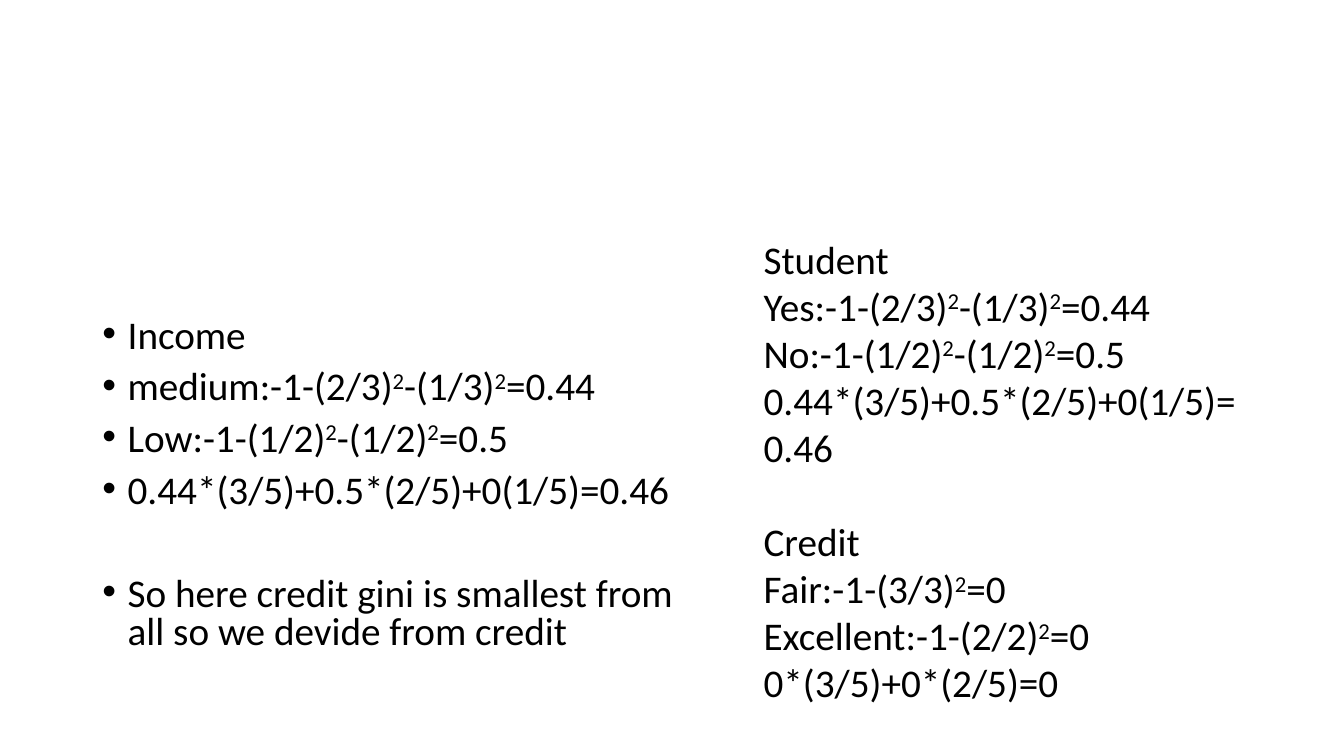
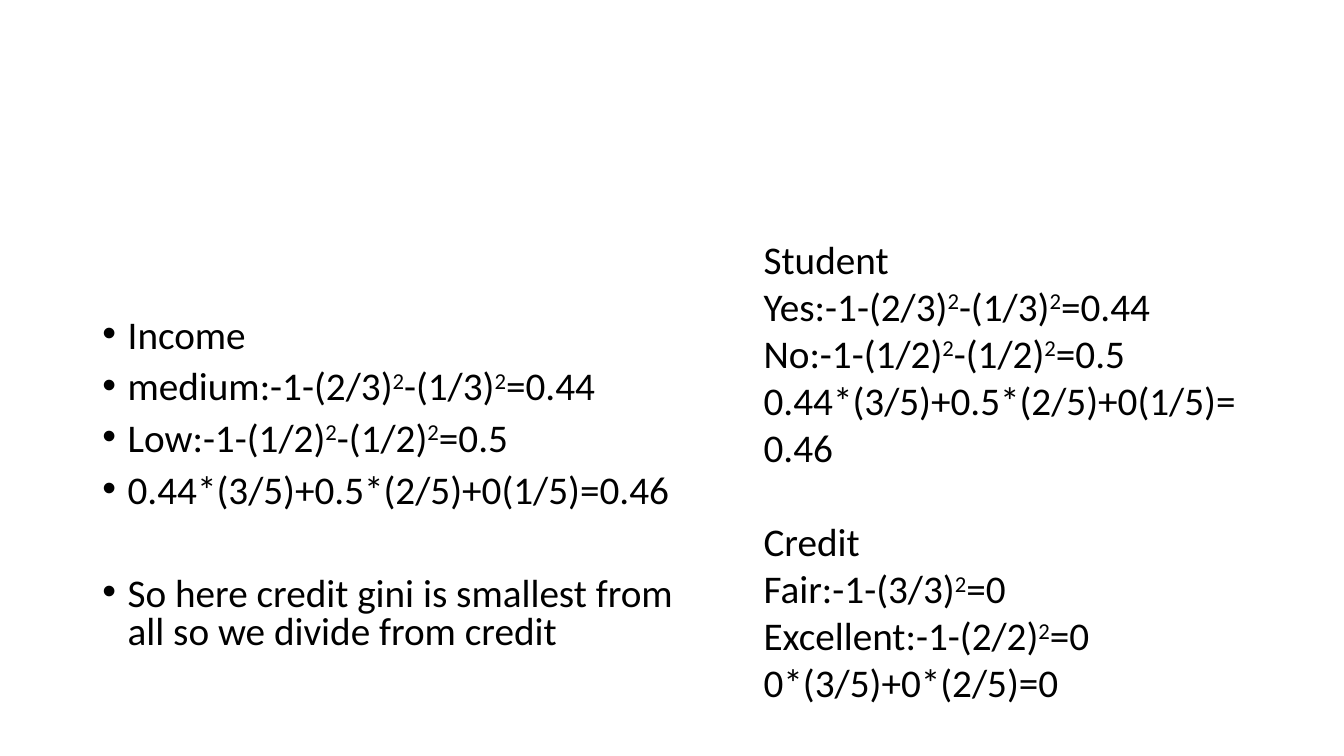
Before and after one commit to skysumitkumar/Du_Mca, a slide deck: slide 52 of 3rd_semester/Data_Science_with_python/PPT/Unit_3/Confusion_matrix_And_Decision_tree.pptx. Drawn at 1344x756 pixels with LibreOffice and Linux fonts; fonts in the diff are those of the drawing. Boxes give left, top, right and bottom in pixels: in the first picture for what was removed or moved away, otherwise in the second. Text is boxed around its words. In the diff, an @@ line names an element or a change of style, - is before the commit and + after.

```diff
--- a/3rd_semester/Data_Science_with_python/PPT/Unit_3/Confusion_matrix_And_Decision_tree.pptx
+++ b/3rd_semester/Data_Science_with_python/PPT/Unit_3/Confusion_matrix_And_Decision_tree.pptx
@@ text at box(128, 579, 673, 646): text changed @@
-• So here credit gini is smallest from all so we devide from credit
+• So here credit gini is smallest from all so we divide from credit
```
Also in this commit, not shown: 8 other slides changed, 2 other files.
